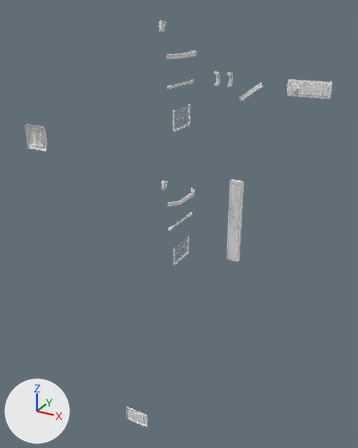
An edit to the FBX model Assets/Fbx/Vagon_Stateroom/Vagon_Stateroom_ConductRoom_Equipment_01.fbx, drawn before and after from the same camera.
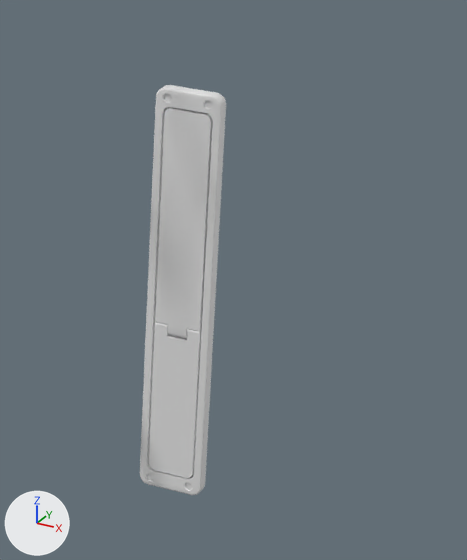
Each version appears first whole from a 50 mm camera at (7.991, -2.935, 3.814) aimed at (6.741, -0.661, 2.677), and next in a close-up on the part from 55% to 82% of the width and 36% to 61% of the height. The lights are fixed; the arrows at lower left show +X, +Y and +Z. Where no turn or scale is listed for an object, it has been applied to the vertices.

Names of what the first close-up shows: 'Vagon_Stateroom_ConductRoom_Equipment_01'.
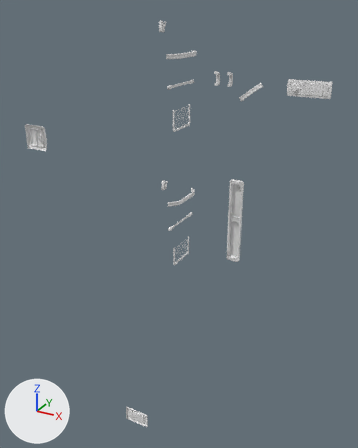
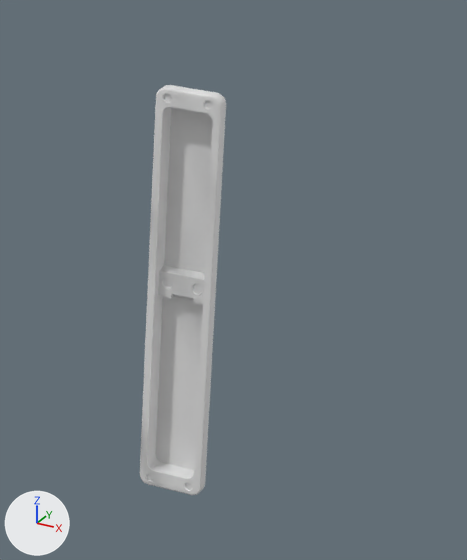
Edits to the scene script, one JSON object a line:
```json
{"block": "me_vagon_stateroom_conductroom_equipment_01", "where": "# used by ob_vagon_stateroom_conductroom_equipment_01; location = (6.353, 0.379, 1.384)"}
{"op": "remove", "block": "me_vagon_stateroom_conductroom_equipment_01", "code": "me_vagon_stateroom_conductroom_equipment_01.from_pydata(...)  # 2787 vertices, 2686 faces; spans x 0.0..0.93, y -1.86..0.02, z 0.56..2.35"}
{"op": "add", "block": "me_vagon_stateroom_conductroom_equipment_01", "code": "me_vagon_stateroom_conductroom_equipment_01.from_pydata(...)  # 2499 vertices, 2372 faces; spans x 0.0..0.93, y -1.86..0.02, z 0.56..2.35"}
{"block": "me_vagon_stateroom_conductroom_equipment_01", "change": "me_vagon_stateroom_conductroom_equipment_01 part 1: the loose piece of 96 vertices spanning x 0.27..0.35, y -0.01..0.02, z 0.59..0.85 is deleted"}
{"block": "me_vagon_stateroom_conductroom_equipment_01", "change": "me_vagon_stateroom_conductroom_equipment_01 part 2: 8 vertices moved from x 0.29..0.33, y 0.0..0.01, z 0.92..0.94 to x 0.28..0.33, y 0.0..0.01, z 0.9..0.92; 256 vertices removed from x 0.27..0.35, y -0.01..0.02, z 0.83..1.2; 64 vertices added at x 0.27..0.35, y 0.0..0.02, z 0.88..0.93"}
```

Where the change shows, as pixel boxes [x1, y1, x2, y2] in the close-ups (467 x 560 px):
```json
{"part": 1, "of": "me_vagon_stateroom_conductroom_equipment_01", "change": "deleted", "before": [149, 322, 202, 478]}
{"part": 2, "of": "me_vagon_stateroom_conductroom_equipment_01", "change": "cut back", "before": [155, 108, 212, 338], "after": [158, 265, 205, 305]}
```
